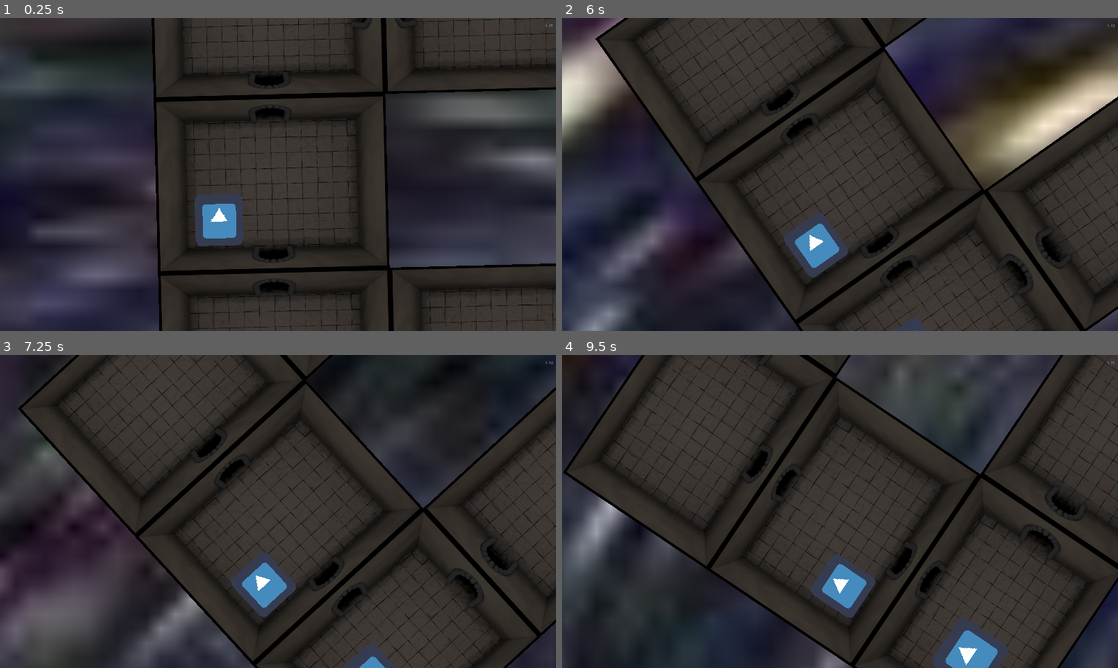
Above: before the commit, frames 1-4 (two rows, left to right).
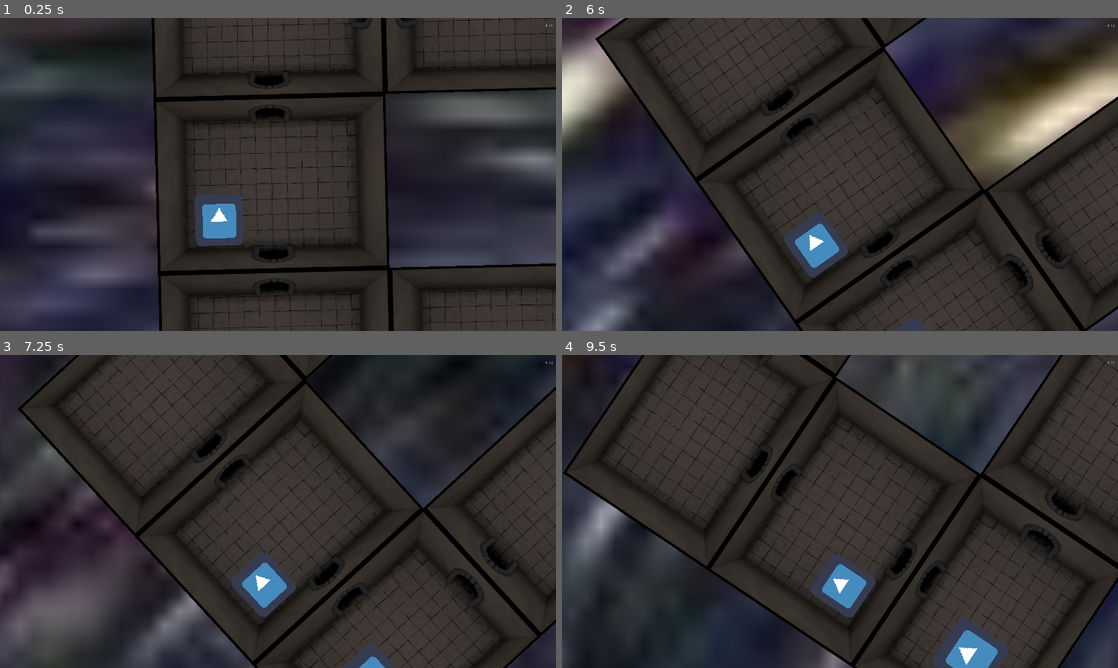
Above: after the commit, the same moments.

Repository: turtlewit/BlackHoleGameJamGame
Game: Godot game, scene res://Scenes/Main.tscn
Same seed, same stepped clock (60 frames per second), same inputs: the game is played once before the commit and once after it. The engine's default icon, where the game draws it, is replaced by a stand-in: a white triangle on a blue panel in a dark square.
Inputs (mouse positions are in pixels of both pictures, inside the frame that each line leads up to):
- Up to frame 1 (0.25 s): no input
- Up to frame 2 (6 s): move the mouse to (962, 158) at 0.52 s; tap E (interact) every 0.75 s from 0.6 to 5.85 s; click (962, 158) at 0.67 s; move the mouse to (728, 190) at 1.27 s; click (728, 190) at 1.42 s; move the mouse to (895, 105) at 2.02 s; click (895, 105) at 2.17 s; move the mouse to (812, 237) at 2.77 s; click (812, 237) at 2.92 s; move the mouse to (1006, 221) at 3.52 s; click (1006, 221) at 3.67 s; move the mouse to (673, 127) at 4.27 s; click (673, 127) at 4.42 s; move the mouse to (867, 174) at 5.02 s; click (867, 174) at 5.17 s; move the mouse to (756, 96) at 5.77 s; click (756, 96) at 5.92 s
- Up to frame 3 (7.25 s): move the mouse to (400, 495) at 6.52 s; tap E (interact) at 6.6 s; click (400, 495) at 6.67 s
- Up to frame 4 (9.5 s): move the mouse to (728, 527) at 7.27 s; tap E (interact) at 7.35, 8.1, 8.85 s; click (728, 527) at 7.42 s; move the mouse to (895, 442) at 8.02 s; click (895, 442) at 8.17 s; move the mouse to (812, 574) at 8.77 s; click (812, 574) at 8.92 s

The runs differ from the first frame. In frame 1, less than 0.1% of the frame differs, in the area x 38-99%, y 2-60%; in frame 2, less than 0.1%; in frame 3, less than 0.1%; in frame 4, 0.2%, in the area x 0-100%, y 0-100%.

Commit message:
fix manager time default

Diff:
--- a/Scripts/Manager.gd
+++ b/Scripts/Manager.gd
@@ -7,7 +7,7 @@
 enum {STATE_NORMAL, STATE_TIME_PAUSED}
 var state = STATE_NORMAL
 
-var time = 310.0
+var time = 300.0
 
 var interaction_key = "interact"
 var interaction_key_letter = "E"
